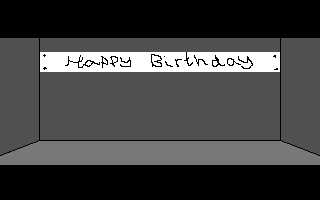
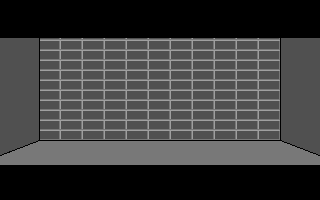
Before/after of a 320 × 200 layered artwork. What changed in the layer stack:
hid "banner" over left=40, top=52, right=280, bottom=72
showed "bricks", painted on it over left=40, top=38, right=280, bottom=140
